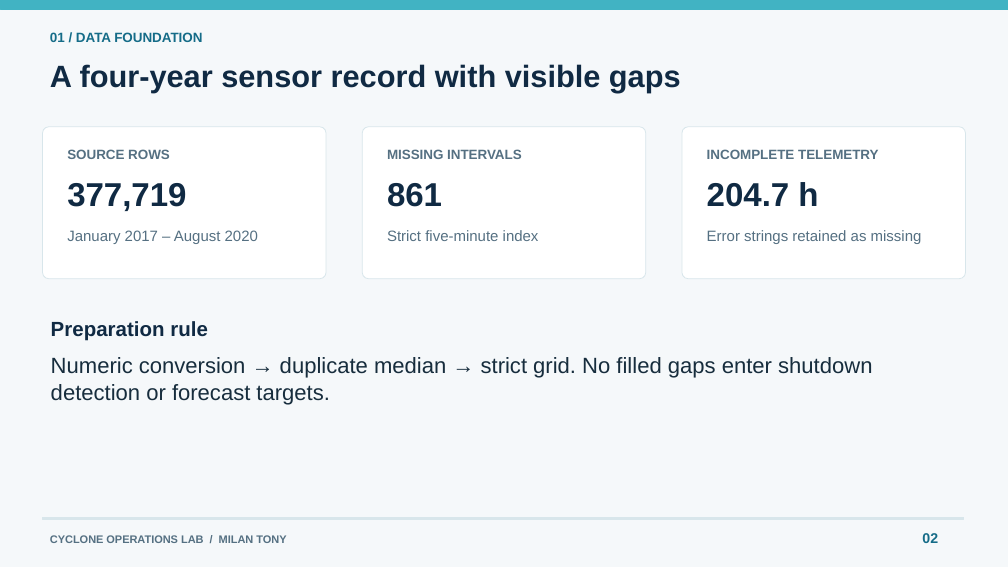
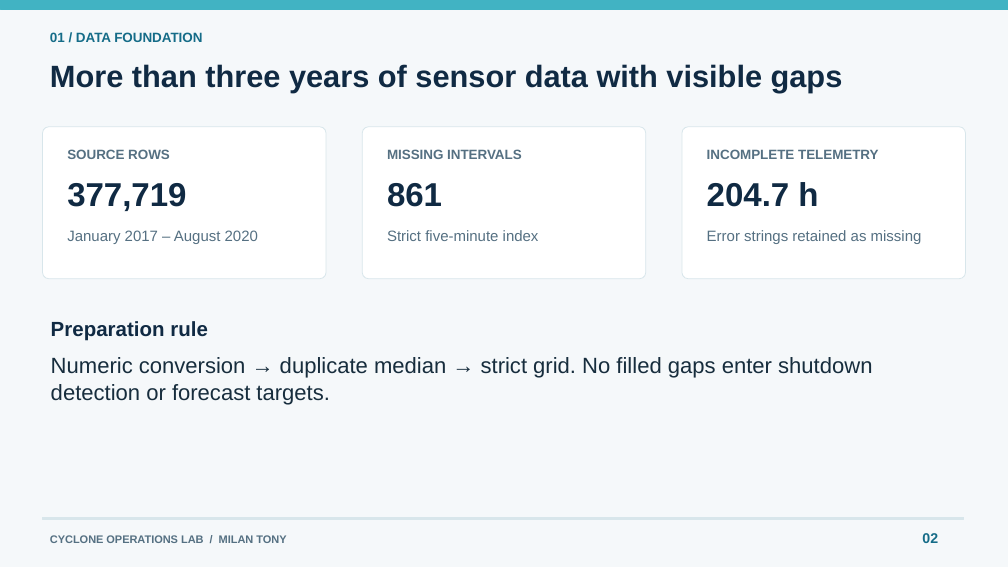
Before and after one commit to milantony05/cyclone-operations-lab, a slide deck: slide 2 of Final_Presentation.pptx. Drawn at 1008x567 pixels with LibreOffice and Linux fonts; fonts in the diff are those of the drawing. Boxes give left, top, right and bottom in pixels: in the first picture for what was removed or moved away, otherwise in the second. Text is boxed around its words. In the diff, an @@ line names an element or a change of style, - is before the commit and + after.

```diff
--- a/Final_Presentation.pptx
+++ b/Final_Presentation.pptx
@@ text at (50, 64, 843, 92): text changed @@
-A four-year sensor record with visible gaps
+More than three years of sensor data with visible gaps
```
Also in this commit, not shown: 9 other files.
